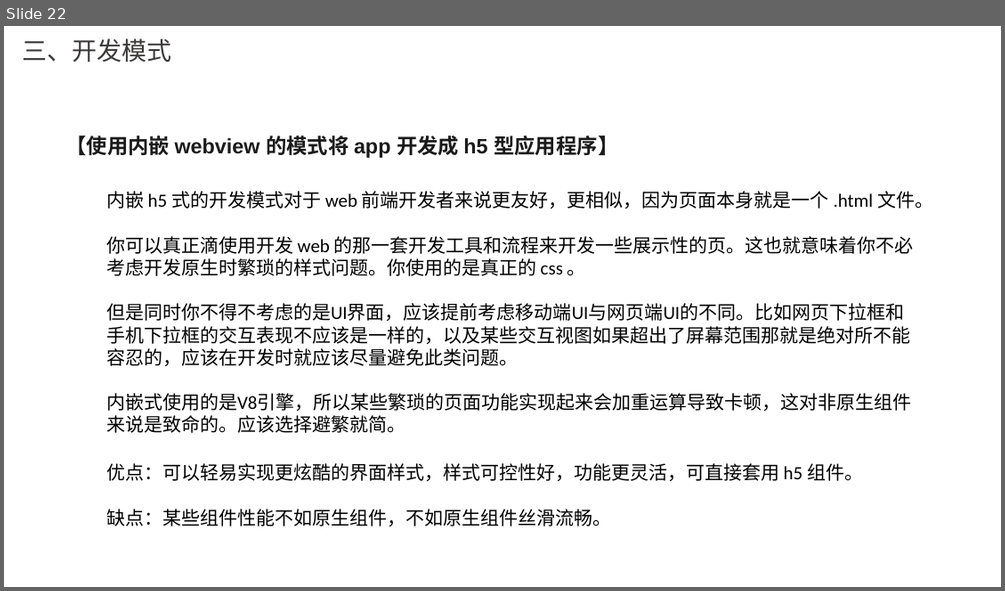
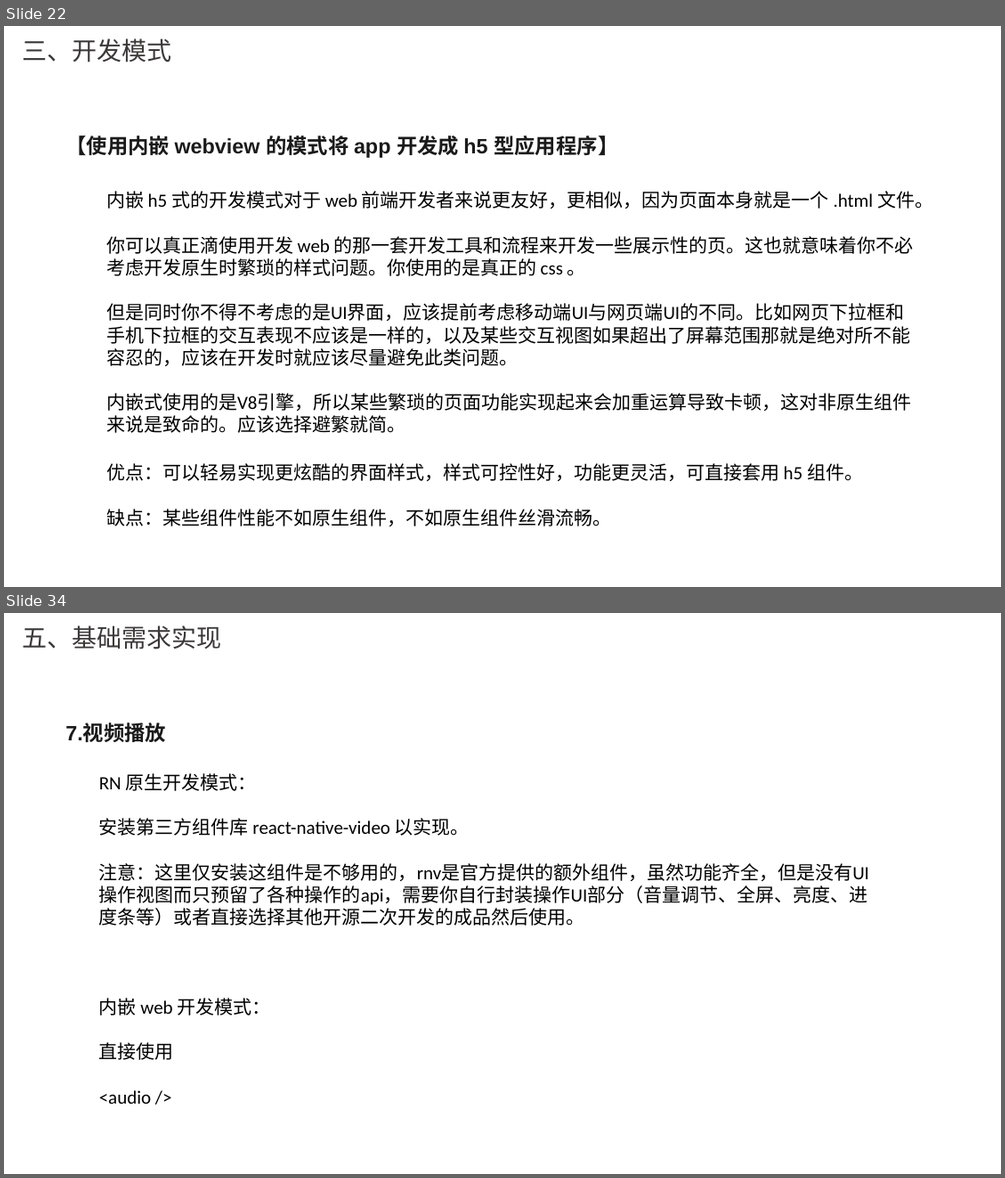
Before and after one commit to whutpsychic/ReactNative, a slide deck: 瑞太智联-RN开发.pptx. Shown one above the other, each under a label of ours: slide 22 before the commit, slides 22 and 34 after it; the slides between them are not shown. The pictures are 1005x591 and 1005x1178 pixels, drawn with LibreOffice and Linux fonts; fonts in the diff are those of the drawing; background and template pictures are left out. Boxes give left, top, right and bottom in pixels: in the first picture for what was removed or moved away, otherwise in the second. Text is boxed around its words. In the diff, an @@ line names an element or a change of style, - is before the commit and + after.

```diff
--- a/瑞太智联-RN开发.pptx
+++ b/瑞太智联-RN开发.pptx
@@ slide 34 added at [4,613,1001,1174], background picture (left out) @@
@@ title added at [22,625,221,649], 24 pt, text #3B3838 @@
+五、基础需求实现
@@ text added at [65,723,166,745], 20 pt, text #1A1A1A, bold @@
+7.视频播放
@@ text added at [99,773,869,1103], 18 pt, text #000000 @@
+RN 原生开发模式：
+安装第三方组件库 react-native-video 以实现。
+注意：这里仅安装这组件是不够用的，rnv是官方提供的额外组件，虽然功能齐全，但是没有UI操作视图而只预留了各种操作的api，需要你自行封装操作UI部分（音量调节、全屏、亮度、进度条等）或者直接选择其他开源二次开发的成品然后使用。
+内嵌 web 开发模式：
+直接使用
+<audio />
```
Also in this commit, not shown: 26 other slides added, 1 slide removed, 1 other file.
